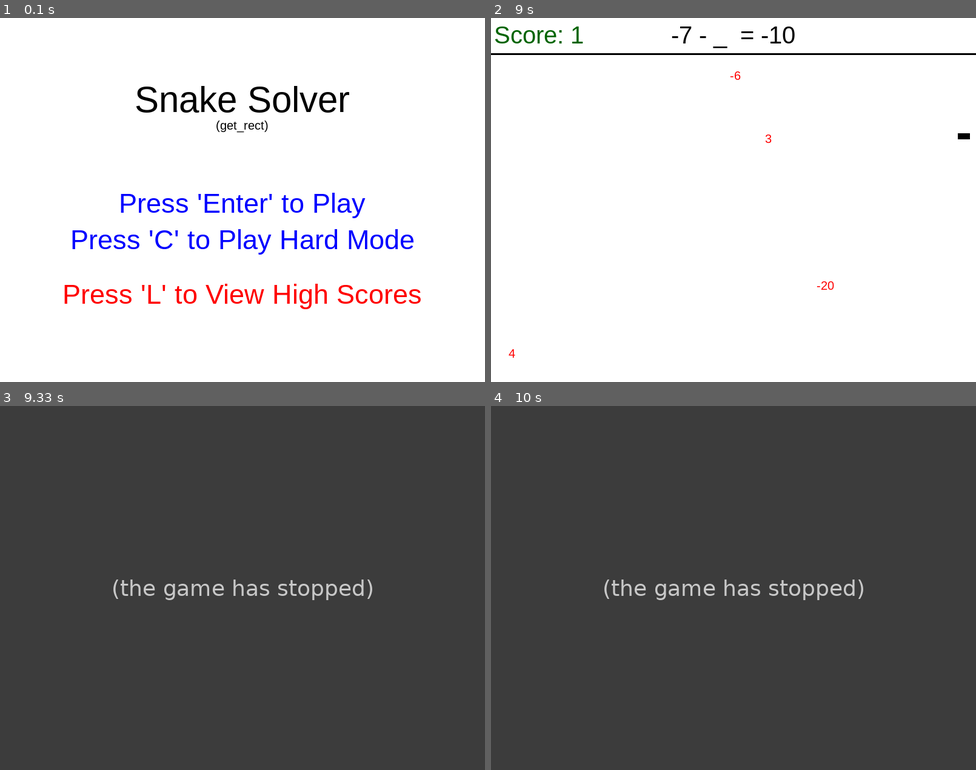
Above: before the commit, frames 1-4 (two rows, left to right).
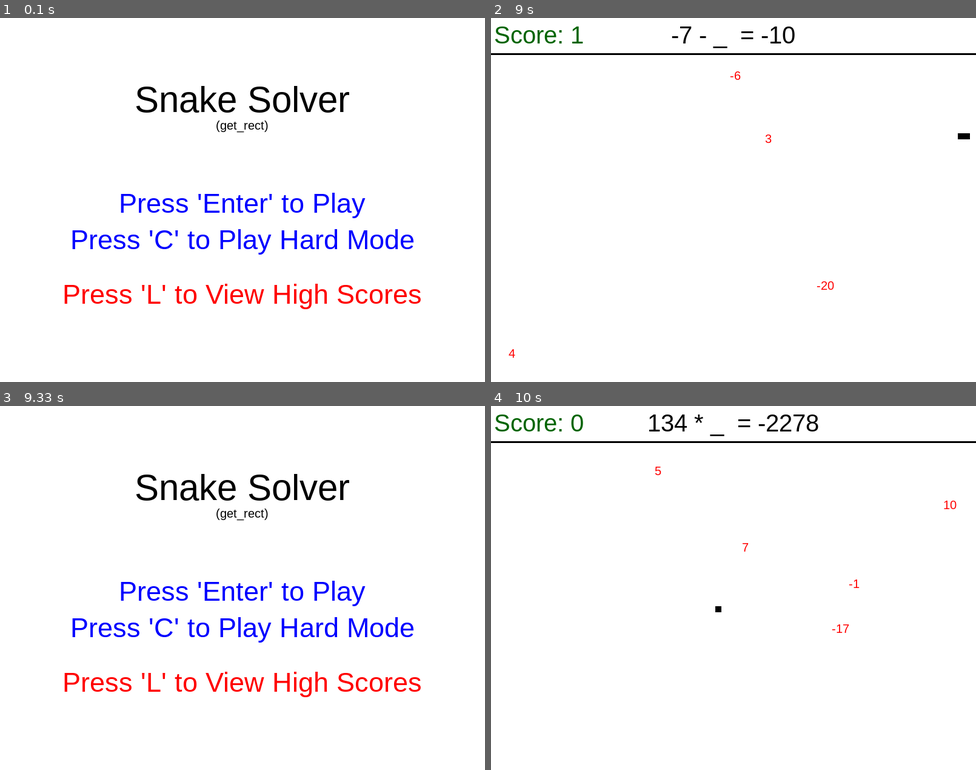
Above: after the commit, the same moments.

Repository: texascloud/gamejam
Game: pygame game, started from menu.py
Same seed, same stepped clock (60 frames per second), same inputs: the game is played once before the commit and once after it.
Inputs:
- Up to frame 1 (0.1 s): no input
- Up to frame 2 (9 s): tap Enter at 0.33 s; hold Up 1.17-1.63 s; hold Right 1.67-2.13 s; hold Left 2.17-2.7 s; hold Down 2.73-3.03 s; hold Left 3.07-3.47 s; hold Up 3.5-3.87 s; hold Right 3.9-4.53 s; hold Down 4.57-4.93 s; hold Left 4.97-5.43 s; hold Right 5.47-5.93 s; hold Up 5.97-6.27 s; hold Right 6.3-6.77 s; hold Left 6.8-7.33 s; hold Down 7.37-7.67 s; hold Left 7.7-8.1 s; hold Up 8.13-8.5 s; hold Right from 8.53 s (still down)
- Up to frame 3 (9.33 s): release Right at 9.17 s; tap Enter at 9.2 s
- Up to frame 4 (10 s): tap C at 9.53 s; hold Down from 9.87 s (still down)

Frames 1-2 are identical in both runs. In frame 3, 100% of the frame differs, in the area x 0-100%, y 0-100%; in frame 4, 100%.
Error before the commit: TypeError: expected str, bytes or os.PathLike object, not TextIOWrapper (game.py line 153); the game stopped at 9.12 s (later frames are placeholders)

Commit message:
Best version right now 4.01

Diff:
--- a/ERECTscores.txt
+++ b/ERECTscores.txt
@@ -1,8 +1,8 @@
-Peter,66
-vijay,6
-vijay,6
-vijay,6
-vijay,6
-vijay,6
-vijay,6
-vijay,6
+wat,1
+aa,0
+aa,0
+aaa,0
+vijay,1
+ass,1
+derp,1
+durrr,2
--- a/game.py
+++ b/game.py
@@ -134,9 +134,9 @@
 		pygame.display.update()
 
 		leaderboardList = []
-		if hardMode: f = 'ERECTscores.txt'
-		else: f = 'scores.txt'
-		with open(f, 'r') as f:
+		if hardMode: scoreFile = 'ERECTscores.txt'
+		else: scoreFile = 'scores.txt'
+		with open(scoreFile, 'r') as f:
 			reader = csv.reader(f, delimiter=",")
 			for row in reader:
 				leaderboardList.append(row)
@@ -150,7 +150,7 @@
 			name = getName()
 			scores[0] = (name, end_score)
 
-		with open(f, "w") as f:
+		with open(scoreFile, "w") as f:
 		    csv.register_dialect("custom", delimiter=",", skipinitialspace=True)
 		    writer = csv.writer(f, dialect="custom")
 		    for tup in scores:
@@ -226,7 +226,6 @@
 			if hardMode:
 				num_apples += 1
 			rect_object_list = position_generator(num_apples)
-			#random_nums = [random.randint(-50, 50) for x in range(num_apples)] #[1, 5, 7, 2]
 			random_nums = []
 			for x in range(num_apples):
 				rndm = random.randint(-20, 20)
--- a/scores.txt
+++ b/scores.txt
@@ -1,6 +1,6 @@
-josh,4
 jonnyb,3
 Josh,3
+josh,4
 fkubch,4
 josh,4
 vijay,6
Not shown, changed: leaderboard.pyc
